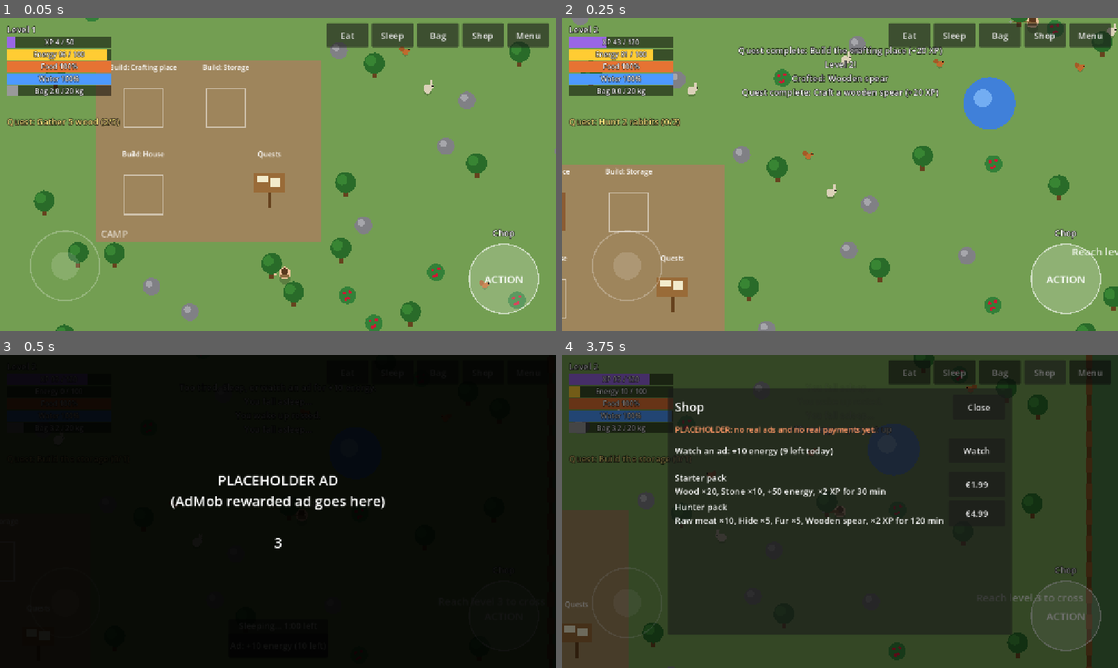
Above: before the commit, frames 1-4 (two rows, left to right).
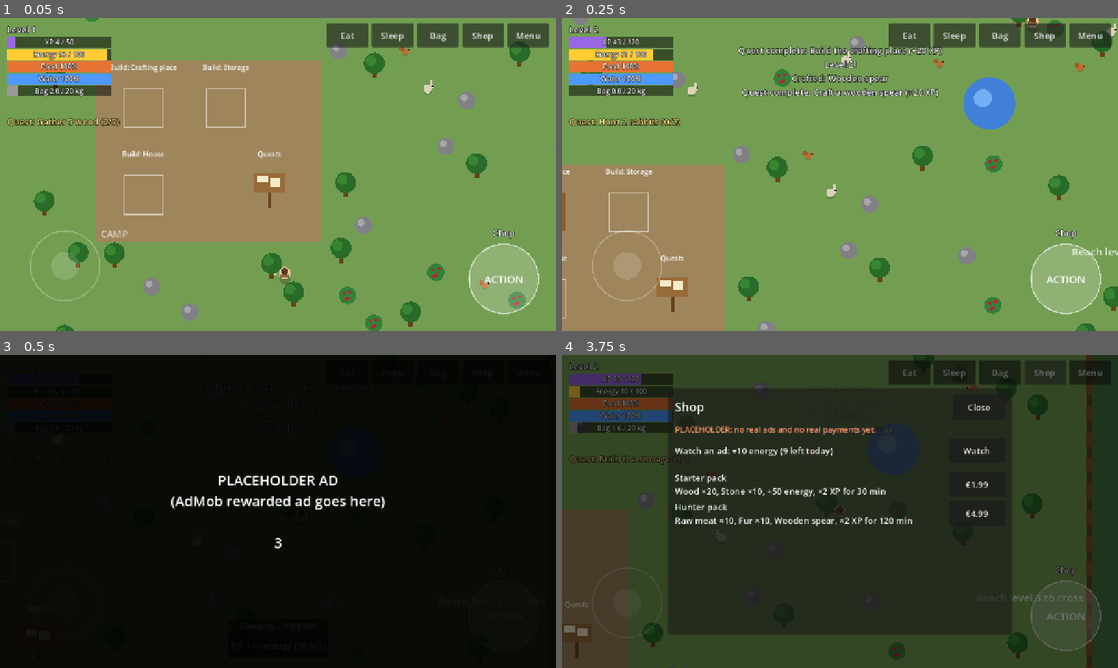
Above: after the commit, the same moments.

Repository: kallistesoft/huntingGame
Game: Godot game, scene res://tests/smoke_test.tscn
The game is run twice, just before and just after one commit, with the same random seed, the same clock (stepped at 60 frames per second) and the same inputs. This scene is started directly instead of the project's main scene.
Inputs (mouse positions are in pixels of both pictures, inside the frame that each line leads up to):
- Up to frame 1 (0.05 s): no input
- Up to frame 2 (0.25 s): no input
- Up to frame 3 (0.5 s): no input
- Up to frame 4 (3.75 s): tap Enter at 0.5 s; move the mouse to (962, 495) at 0.52 s; hold D 0.53-1.25 s; tap E at 0.6 s; click (962, 495) at 0.67 s; tap Space at 0.77 s; click "Eat" at 1.25 s; click "Sleep" at 2 s; click "Bag" at 2.75 s; click "Shop" at 3.5 s

Frames 1-2 are identical in both runs. In frame 4, 0.6% of the frame differs, in the area x 2-69%, y 6-55%.

Commit message:
Every animal kill gives a little XP, meat and fur
Rabbits and squirrels now drop 1 raw meat + 1 fur with lower XP; deer give
more and are the only source of hide and antler. Early recipes and upgrades
use fur instead of hide so they stay reachable in zone 1.

Co-Authored-By: Claude Opus 5.5 <noreply@anthropic.com>
Claude-Session: https://claude.ai/code/session_01SNjk2ZxVoGbKpR7JG3CqWQ

Diff:
--- a/scripts/autoload/data.gd
+++ b/scripts/autoload/data.gd
@@ -65,21 +65,24 @@
 
 # --- Animals -----------------------------------------------------------------
 
+## Every kill gives a little XP, food (raw meat) and fur. Hide and antler come
+## only from deer in the east forest.
+
 const ANIMALS := {
 	"rabbit": {
 		"name": "Rabbit", "hp": 1, "size": 10.0, "color": Color(0.86, 0.82, 0.72),
 		"wander_speed": 40.0, "flee_speed": 150.0, "flee_radius": 150.0,
-		"xp": 10, "drops": {"raw_meat": 2, "hide": 1}, "respawn": 40.0,
+		"xp": 5, "drops": {"raw_meat": 1, "fur": 1}, "respawn": 40.0,
 	},
 	"squirrel": {
 		"name": "Squirrel", "hp": 1, "size": 7.0, "color": Color(0.75, 0.42, 0.18),
 		"wander_speed": 50.0, "flee_speed": 165.0, "flee_radius": 130.0,
-		"xp": 8, "drops": {"raw_meat": 1, "fur": 1}, "respawn": 40.0,
+		"xp": 4, "drops": {"raw_meat": 1, "fur": 1}, "respawn": 40.0,
 	},
 	"deer": {
 		"name": "Deer", "hp": 3, "size": 18.0, "color": Color(0.6, 0.4, 0.22),
 		"wander_speed": 35.0, "flee_speed": 175.0, "flee_radius": 200.0,
-		"xp": 25, "drops": {"raw_meat": 4, "hide": 2, "antler": 1}, "respawn": 60.0,
+		"xp": 12, "drops": {"raw_meat": 3, "fur": 2, "hide": 1, "antler": 1}, "respawn": 60.0,
 	},
 }
 
@@ -95,8 +98,8 @@
 	"stone_axe": {"tool": "stone_axe", "tier": 1, "time": 15.0, "cost": {"wood": 2, "stone": 2}},
 	"stone_pick": {"tool": "stone_pick", "tier": 1, "time": 15.0, "cost": {"wood": 2, "stone": 3}},
 	"cooked_meat": {"item": "cooked_meat", "count": 1, "tier": 1, "time": 5.0, "cost": {"raw_meat": 1, "wood": 1}},
-	"leather_bag": {"tool": "leather_bag", "tier": 2, "time": 30.0, "cost": {"hide": 3, "fur": 2}},
-	"bow": {"tool": "bow", "tier": 2, "time": 40.0, "cost": {"wood": 6, "hide": 2, "fur": 2}},
+	"leather_bag": {"tool": "leather_bag", "tier": 2, "time": 30.0, "cost": {"fur": 5}},
+	"bow": {"tool": "bow", "tier": 2, "time": 40.0, "cost": {"wood": 6, "fur": 4}},
 }
 
 const CRAFT_XP := 5
@@ -107,7 +110,7 @@
 const STRUCTURES := {
 	"crafting": {"name": "Crafting place", "tiers": [
 		{"cost": {"wood": 5}, "time": 10.0, "level": 1},
-		{"cost": {"wood": 10, "stone": 6, "hide": 2}, "time": 30.0, "level": 2},
+		{"cost": {"wood": 10, "stone": 6, "fur": 2}, "time": 30.0, "level": 2},
 		{"cost": {"wood": 20, "stone": 15, "antler": 2}, "time": 60.0, "level": 4},
 	]},
 	"storage": {"name": "Storage", "tiers": [
@@ -117,7 +120,7 @@
 	]},
 	"house": {"name": "House", "tiers": [
 		{"cost": {"wood": 12, "stone": 4}, "time": 20.0, "level": 1, "sleep_time": 40.0, "max_energy": 100.0},
-		{"cost": {"wood": 20, "stone": 12, "hide": 4}, "time": 45.0, "level": 3, "sleep_time": 30.0, "max_energy": 120.0},
+		{"cost": {"wood": 20, "stone": 12, "fur": 4}, "time": 45.0, "level": 3, "sleep_time": 30.0, "max_energy": 120.0},
 		{"cost": {"wood": 30, "stone": 25, "fur": 6}, "time": 90.0, "level": 5, "sleep_time": 20.0, "max_energy": 150.0},
 	]},
 }
@@ -149,7 +152,7 @@
 	},
 	"hunter": {
 		"name": "Hunter pack", "price": "€4.99",
-		"items": {"raw_meat": 10, "hide": 5, "fur": 5}, "tools": ["spear"], "xp_boost_minutes": 120,
+		"items": {"raw_meat": 10, "fur": 10}, "tools": ["spear"], "xp_boost_minutes": 120,
 	},
 }
 
--- a/tests/smoke_test.gd
+++ b/tests/smoke_test.gd
@@ -112,8 +112,8 @@
 		while rabbit.alive and guard < 10:
 			guard += 1
 			await _act_on(rabbit)
-	check(Game.inventory.get("raw_meat", 0) >= 4, "2 rabbits gave meat")
-	check(Game.inventory.get("hide", 0) >= 2, "2 rabbits gave hides")
+	check(Game.inventory.get("raw_meat", 0) >= 2, "2 rabbits gave meat")
+	check(Game.inventory.get("fur", 0) >= 2, "2 rabbits gave fur")
 	check(Game.quest_index == 4, "quest 'Hunt 2 rabbits' completed")
 
 
